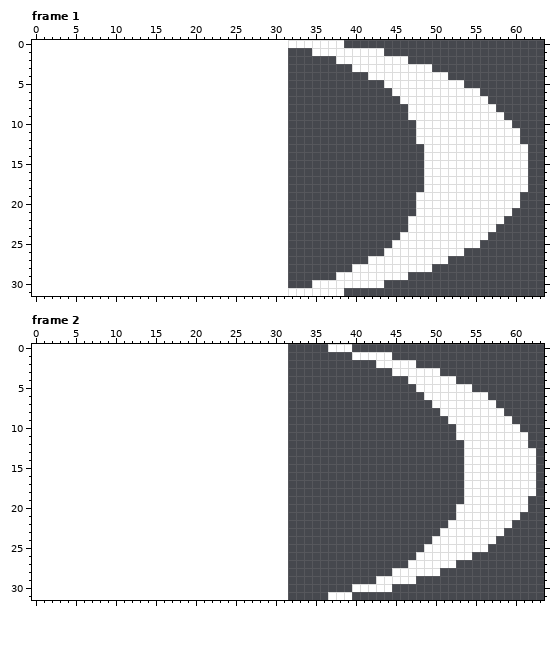
Pixel-art file, stored at Assets/Art/Effects/Skills/Beginner/Ase_Effect_FrailLunge.aseprite. Above, as it was before the edit.
32x32 pixels, 3 frames. Shown: frame 1, frame 2. The old version is drawn lined up with the new one, on the new canvas. The commit also changed other frames, which this record leaves out.
After:
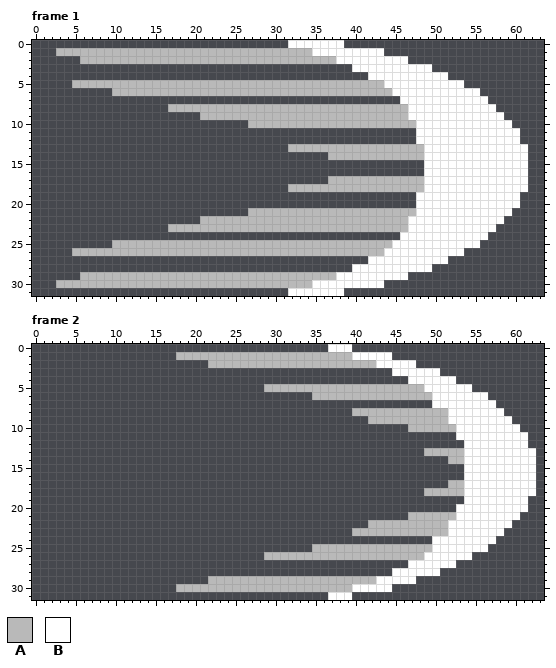
Palette (. is transparent): A #b9b9b9  B #ffffff
Diff:
canvas 32x32 -> 64x32, the old top-left corner now at 32,0
--- frame 1
@@ x 0..63 @@
  0 ................................BBBBBBB.........................
- 1 ...................................BBBBBBBBB....................
- 2 ......................................BBBBBBBBB.................
+ 1 ...AAAAAAAAAAAAAAAAAAAAAAAAAAAAAAAABBBBBBBBB....................
+ 2 ......AAAAAAAAAAAAAAAAAAAAAAAAAAAAAAAABBBBBBBBB.................
  3 ........................................BBBBBBBBBB..............
  4 ..........................................BBBBBBBBBB............
- 5 ............................................BBBBBBBBBB..........
- 6 .............................................BBBBBBBBBBB........
+ 5 .....AAAAAAAAAAAAAAAAAAAAAAAAAAAAAAAAAAAAAAABBBBBBBBBB..........
+ 6 ..........AAAAAAAAAAAAAAAAAAAAAAAAAAAAAAAAAAABBBBBBBBBBB........
  7 ..............................................BBBBBBBBBBB.......
- 8 ...............................................BBBBBBBBBBB......
- 9 ...............................................BBBBBBBBBBBB.....
-10 ................................................BBBBBBBBBBBB....
+ 8 .................AAAAAAAAAAAAAAAAAAAAAAAAAAAAAABBBBBBBBBBB......
+ 9 .....................AAAAAAAAAAAAAAAAAAAAAAAAAABBBBBBBBBBBB.....
+10 ...........................AAAAAAAAAAAAAAAAAAAAABBBBBBBBBBBB....
 11 ................................................BBBBBBBBBBBBB...
 12 ................................................BBBBBBBBBBBBB...
-13 .................................................BBBBBBBBBBBBB..
-14 .................................................BBBBBBBBBBBBB..
+13 ................................AAAAAAAAAAAAAAAAABBBBBBBBBBBBB..
+14 .....................................AAAAAAAAAAAABBBBBBBBBBBBB..
 15 .................................................BBBBBBBBBBBBB..
 16 .................................................BBBBBBBBBBBBB..
-17 .................................................BBBBBBBBBBBBB..
-18 .................................................BBBBBBBBBBBBB..
+17 .....................................AAAAAAAAAAAABBBBBBBBBBBBB..
+18 ................................AAAAAAAAAAAAAAAAABBBBBBBBBBBBB..
 19 ................................................BBBBBBBBBBBBB...
 20 ................................................BBBBBBBBBBBBB...
-21 ................................................BBBBBBBBBBBB....
-22 ...............................................BBBBBBBBBBBB.....
-23 ...............................................BBBBBBBBBBB......
+21 ...........................AAAAAAAAAAAAAAAAAAAAABBBBBBBBBBBB....
+22 .....................AAAAAAAAAAAAAAAAAAAAAAAAAABBBBBBBBBBBB.....
+23 .................AAAAAAAAAAAAAAAAAAAAAAAAAAAAAABBBBBBBBBBB......
 24 ..............................................BBBBBBBBBBB.......
-25 .............................................BBBBBBBBBBB........
-26 ............................................BBBBBBBBBB..........
+25 ..........AAAAAAAAAAAAAAAAAAAAAAAAAAAAAAAAAAABBBBBBBBBBB........
+26 .....AAAAAAAAAAAAAAAAAAAAAAAAAAAAAAAAAAAAAAABBBBBBBBBB..........
 27 ..........................................BBBBBBBBBB............
 28 ........................................BBBBBBBBBB..............
-29 ......................................BBBBBBBBB.................
-30 ...................................BBBBBBBBB....................
+29 ......AAAAAAAAAAAAAAAAAAAAAAAAAAAAAAAABBBBBBBBB.................
+30 ...AAAAAAAAAAAAAAAAAAAAAAAAAAAAAAAABBBBBBBBB....................
 31 ................................BBBBBBB.........................
--- frame 2
@@ x 16..55 @@
  0 .....................BBB................
- 1 ........................BBBBB...........
- 2 ...........................BBBBB........
+ 1 ..AAAAAAAAAAAAAAAAAAAAAABBBBB...........
+ 2 ......AAAAAAAAAAAAAAAAAAAAABBBBB........
  3 .............................BBBBBB.....
  4 ...............................BBBBBB...
- 5 ................................BBBBBBB.
- 6 .................................BBBBBBB
+ 5 .............AAAAAAAAAAAAAAAAAAAABBBBBB.
+ 6 ...................AAAAAAAAAAAAAAABBBBBB
  7 ..................................BBBBBB
- 8 ...................................BBBBB
- 9 ....................................BBBB
-10 .....................................BBB
+ 8 ........................AAAAAAAAAAAABBBB
+ 9 ..........................AAAAAAAAAABBBB
+10 ...............................AAAAAABBB
 11 .....................................BBB
 12 ......................................BB
-13 ......................................BB
-14 ......................................BB
+13 .................................AAAAABB
+14 ....................................AABB
 15 ......................................BB
 16 ......................................BB
-17 ......................................BB
-18 ......................................BB
+17 ....................................AABB
+18 .................................AAAAABB
 19 ......................................BB
 20 .....................................BBB
-21 .....................................BBB
-22 ....................................BBBB
-23 ...................................BBBBB
+21 ...............................AAAAAABBB
+22 ..........................AAAAAAAAAABBBB
+23 ........................AAAAAAAAAAAABBBB
 24 ..................................BBBBBB
-25 .................................BBBBBBB
-26 ................................BBBBBBB.
+25 ...................AAAAAAAAAAAAAAABBBBBB
+26 .............AAAAAAAAAAAAAAAAAAAABBBBBB.
 27 ...............................BBBBBB...
 28 .............................BBBBBB.....
-29 ...........................BBBBB........
-30 ........................BBBBB...........
+29 ......AAAAAAAAAAAAAAAAAAAAABBBBB........
+30 ..AAAAAAAAAAAAAAAAAAAAAABBBBB...........
 31 .....................BBB................
Pixel boxes of the changes (left, top, right, bottom) in both pictures:
added: (56, 48, 424, 288)
changed: (176, 352, 464, 592)
